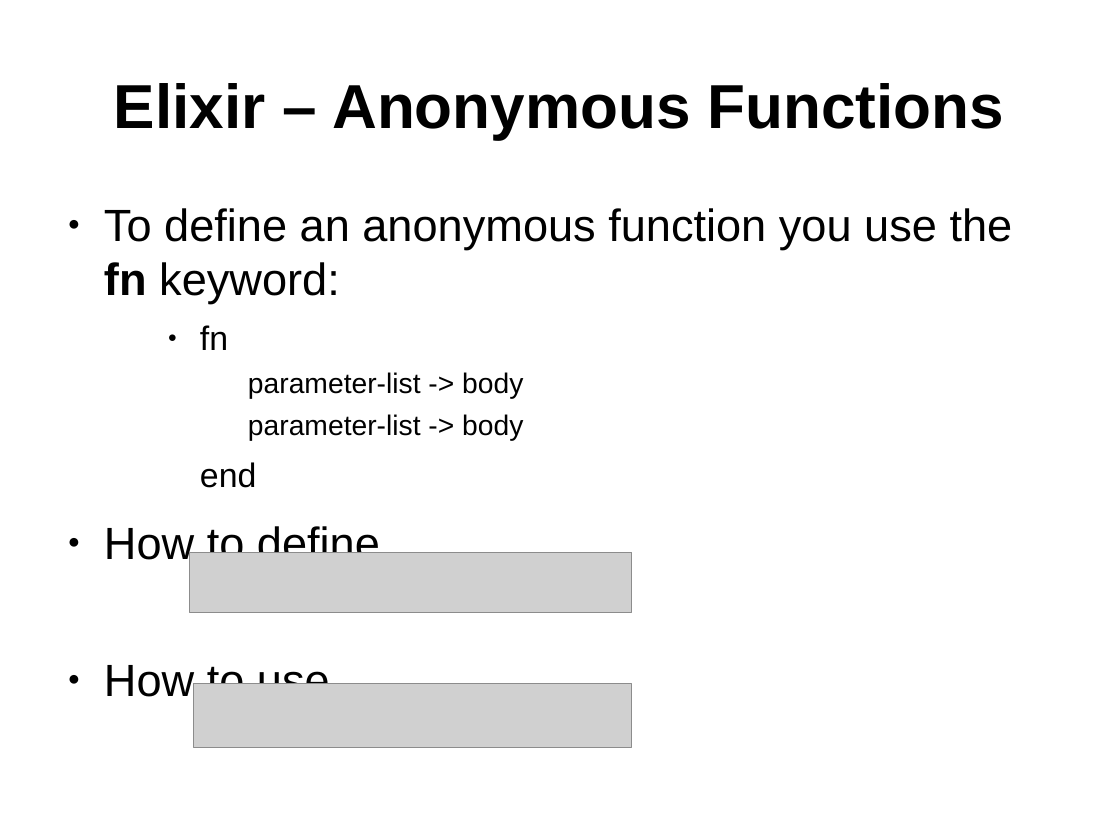
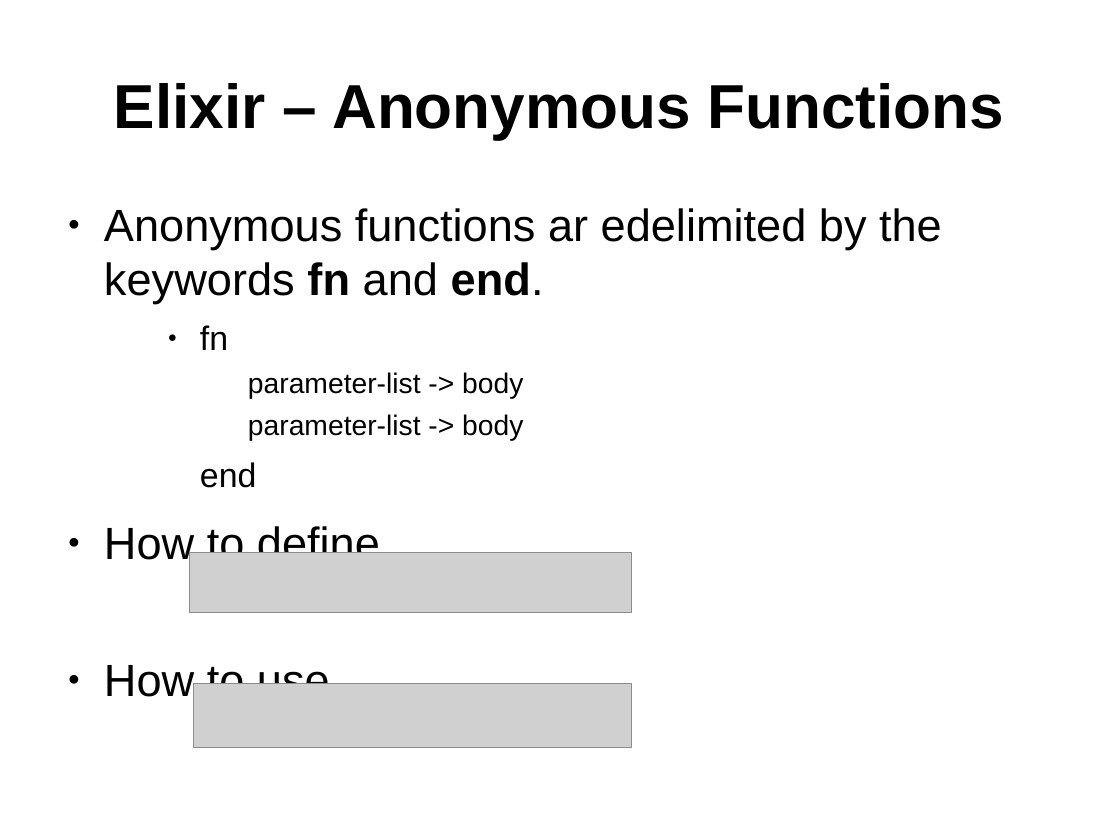
Before and after one commit to ramortegui/talks, a slide deck: slide 4 of elixir-basics-2.odp. Drawn at 1120x840 pixels with LibreOffice and Linux fonts; fonts in the diff are those of the drawing; grey boxes stand for pictures. Boxes give left, top, right and bottom in pixels: in the first picture for what was removed or moved away, otherwise in the second. Text is boxed around its words. In the diff, an @@ line names an element or a change of style, - is before the commit and + after.

```diff
--- a/elixir-basics-2.odp
+++ b/elixir-basics-2.odp
@@ text at <box>104,208,942,304</box>: text changed @@
-● To define an anonymous function you use the fn keyword:
+● Anonymous functions ar edelimited by the keywords fn and end.
```
Also in this commit, not shown: 7 other slides changed, 2 slides added, 1 slide removed, 2 other files.
